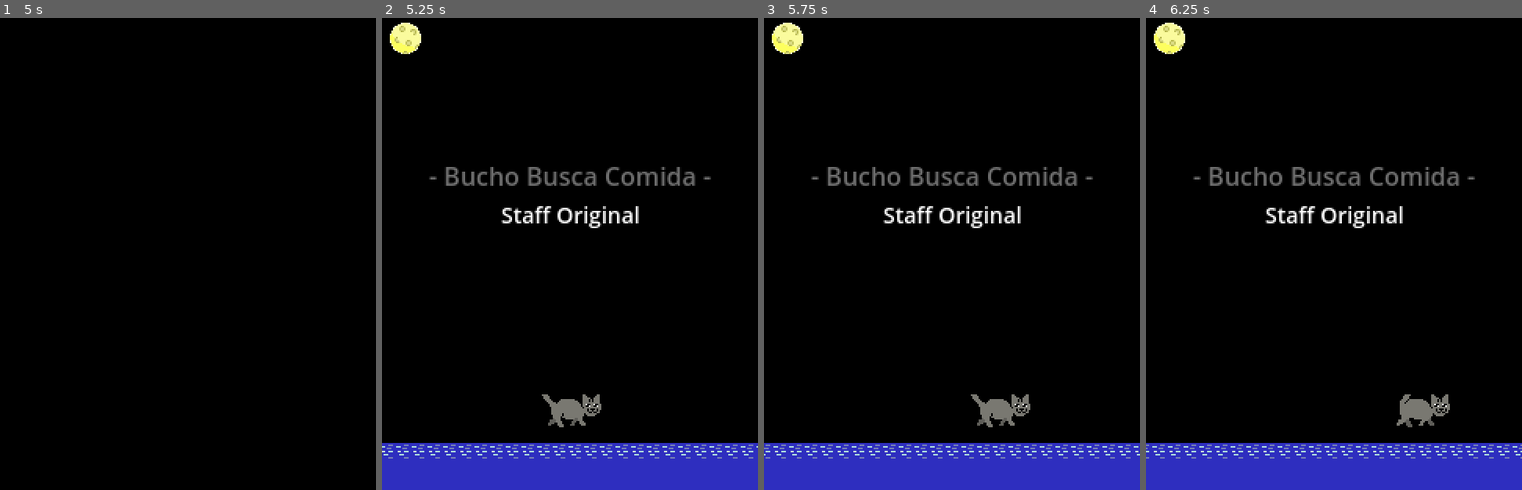
Above: before the commit, frames 1-4 (left to right).
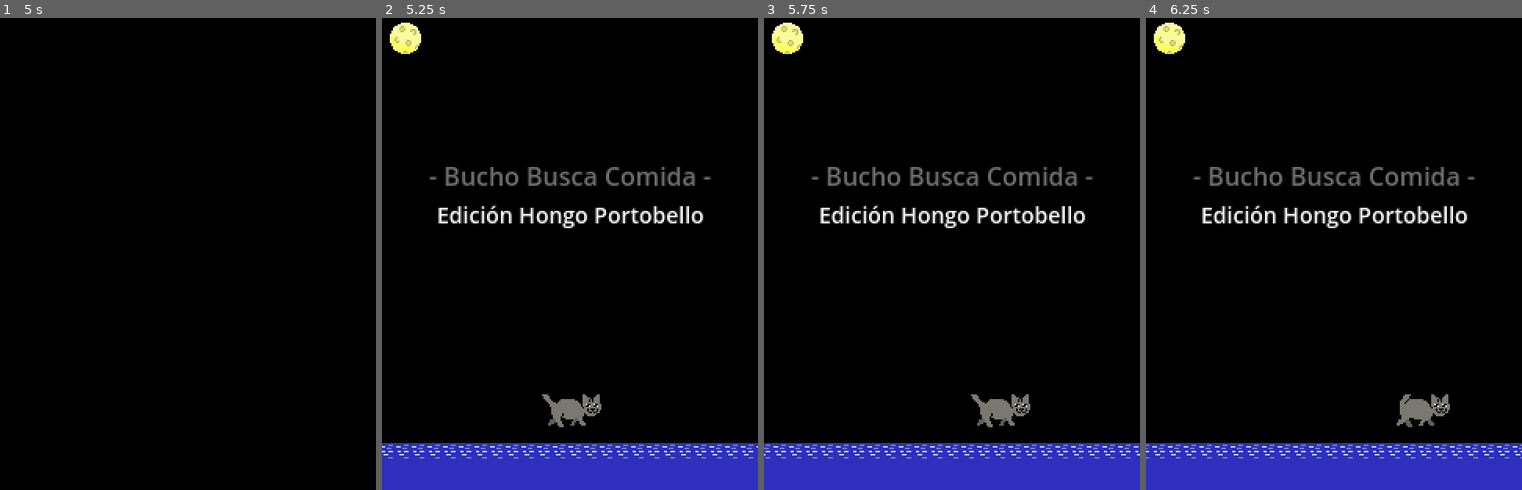
Above: after the commit, the same moments.

Repository: pyramid-seph/portobello
Game: Godot game, scene res://scenes/_shared/cutscenes/cutscene_credits.tscn
The game is run twice, just before and just after one commit, with the same random seed, the same clock (stepped at 60 frames per second) and the same inputs. This scene is started directly instead of the project's main scene.
Inputs (mouse positions are in pixels of both pictures, inside the frame that each line leads up to):
- Up to frame 1 (5 s): tap Enter (ui_accept) at 0.5, 0.77, 1.25, 1.52, 2, 2.75, 3.02, 3.5, 3.77, 4.52 s; move the mouse to (270, 230) at 0.52 s; hold D (move_right) 0.53-1.28 s; hold Space (fire) 0.53-1.28 s; click (270, 230) at 0.67 s; move the mouse to (112, 277) at 1.27 s; hold S (move_down) 1.28-2.03 s; tap 0 at 1.35 s; move the mouse to (225, 150) at 2.02 s; hold D (move_right) 2.03-2.78 s; tap 1 at 2.1 s; move the mouse to (169, 348) at 2.77 s; hold W (move_up) 2.78-3.53 s; tap 2 at 2.85 s; click (169, 348) at 2.92 s; move the mouse to (300, 324) at 3.52 s; hold A (move_left) from 3.53 s (still down); tap 3 at 3.6 s; move the mouse to (75, 183) at 4.27 s; tap 4 at 4.35 s
- Up to frame 2 (5.25 s): tap Enter (ui_accept) at 5 s; move the mouse to (588, 254) at 5.02 s; release A (move_left) at 5.03 s; hold S (move_down) from 5.03 s (still down); tap 5 at 5.1 s; click (588, 254) at 5.17 s
- Up to frame 3 (5.75 s): keep holding S (move_down)
- Up to frame 4 (6.25 s): move the mouse to (1277, 136) at 5.77 s; release S (move_down) at 5.78 s; hold D (move_right) from 5.78 s (still down); tap 6 at 5.85 s; tap Enter (ui_accept) at 6.02 s

Frame 1 is identical in both runs. In frame 2, 1.5% of the frame differs, in the area x 15-86%, y 39-45%; in frame 3, 1.5%; in frame 4, 1.5%.

Commit message:
Change end credits order

Diff:
--- a/resources/instances/rolling_credits_og_data.tres
+++ b/resources/instances/rolling_credits_og_data.tres
@@ -55,7 +55,7 @@
 script = ExtResource("1_p318k")
 duration_sec = 4.0
 job = "Comodín"
-names = Array[String](["Arasan"])
+names = Array[String](["Ara-san"])
 
 [resource]
 script = ExtResource("2_oso56")
--- a/resources/instances/rolling_credits_port_data.tres
+++ b/resources/instances/rolling_credits_port_data.tres
@@ -19,7 +19,7 @@
 script = ExtResource("1_x4py4")
 duration_sec = 4.0
 job = "Comodín"
-names = Array[String](["Arasan"])
+names = Array[String](["Ara-san"])
 
 [resource]
 script = ExtResource("2_7insv")
--- a/scenes/_shared/cutscenes/end_credits.gd
+++ b/scenes/_shared/cutscenes/end_credits.gd
@@ -21,8 +21,12 @@
 	_parallax_bg.visible = true
 	_ui.visible = true
 	_parallax_bg.process_mode = Node.PROCESS_MODE_INHERIT
+	await _roll(_port_credits)
+	_timer.start(2.0)
+	await _timer.timeout
 	await _roll(_original_credits)
-	await _roll(_port_credits)
+	_timer.start(3.0)
+	await _timer.timeout
 	_names_label.text = "¡Gracias por jugar!"
 	_timer.start(4.0)
 	await _timer.timeout
